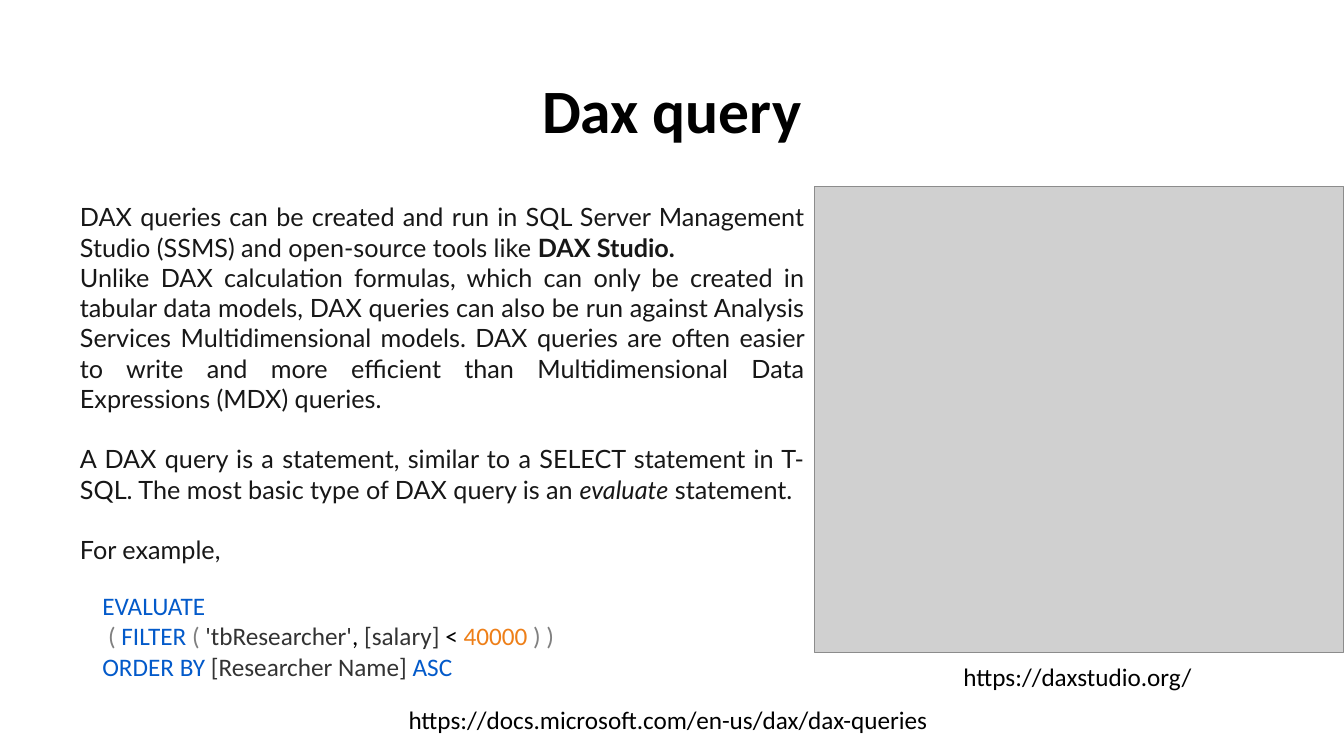
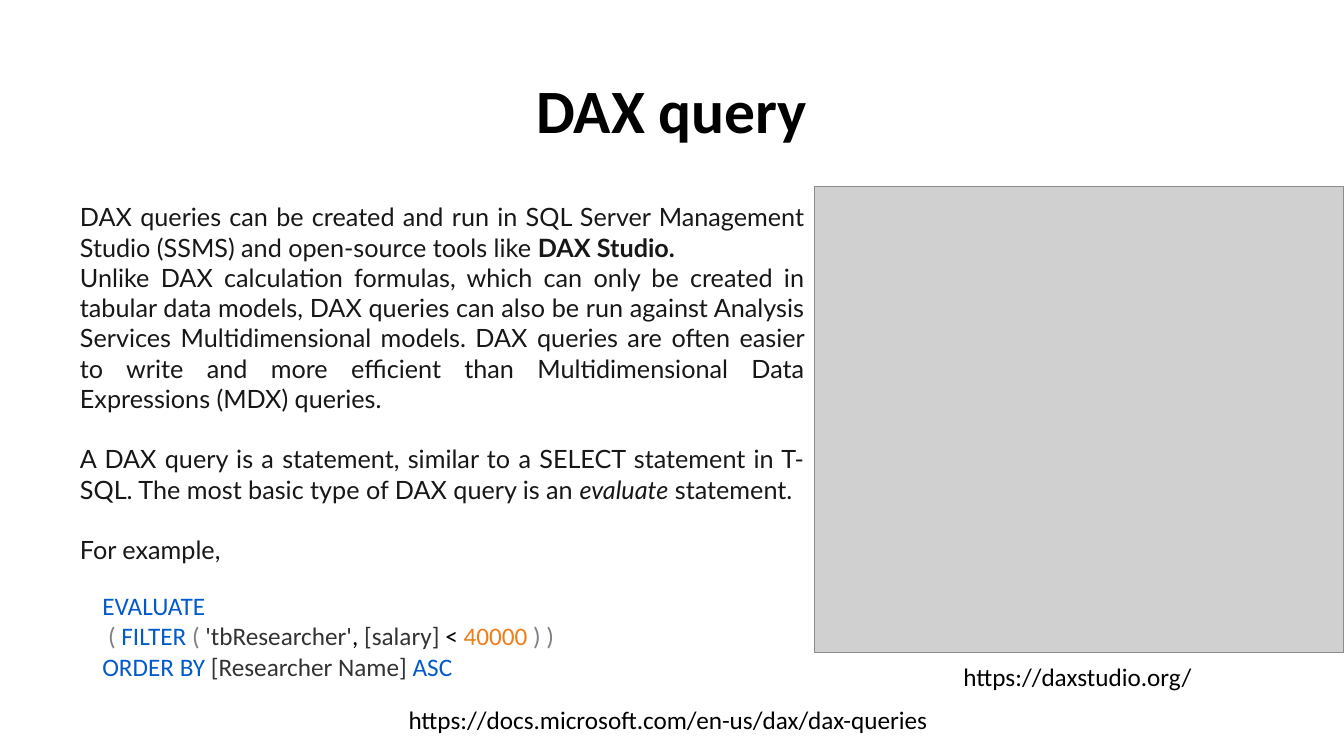
Before and after one commit to kimteespk/DADS5001-Data-Analytics-and-Data-Science-Tools-and-Programming, a slide deck: slide 14 of 13-Power-BI-Dax/DSTools-Power-BI-Dax.pptx. Drawn at 1344x756 pixels with LibreOffice and Linux fonts; fonts in the diff are those of the drawing; grey boxes stand for pictures. Boxes give left, top, right and bottom in pixels: in the first picture for what was removed or moved away, otherwise in the second. Text is boxed around its words. In the diff, an @@ line names an element or a change of style, - is before the commit and + after.

```diff
--- a/13-Power-BI-Dax/DSTools-Power-BI-Dax.pptx
+++ b/13-Power-BI-Dax/DSTools-Power-BI-Dax.pptx
@@ title at (536, 93, 807, 143): text changed @@
-Dax query
+DAX query
```
Also in this commit, not shown: 9 other slides changed, 1 slide added.
